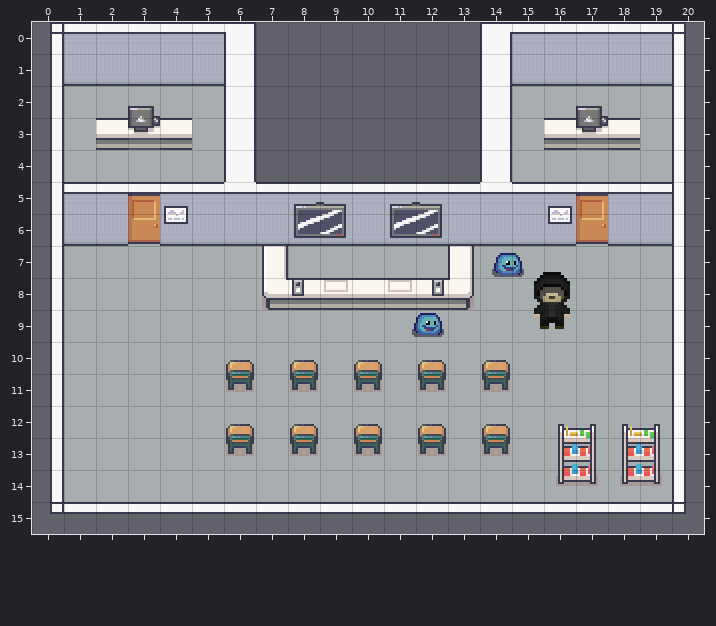
One commit to this Tiled map: algomon/lwjgl3/build/resources/main/map/map.tmx. The picture above is the old version.
Cells are 16x16 px. Shown: x 0..20, y 0..15.
And afterwards:
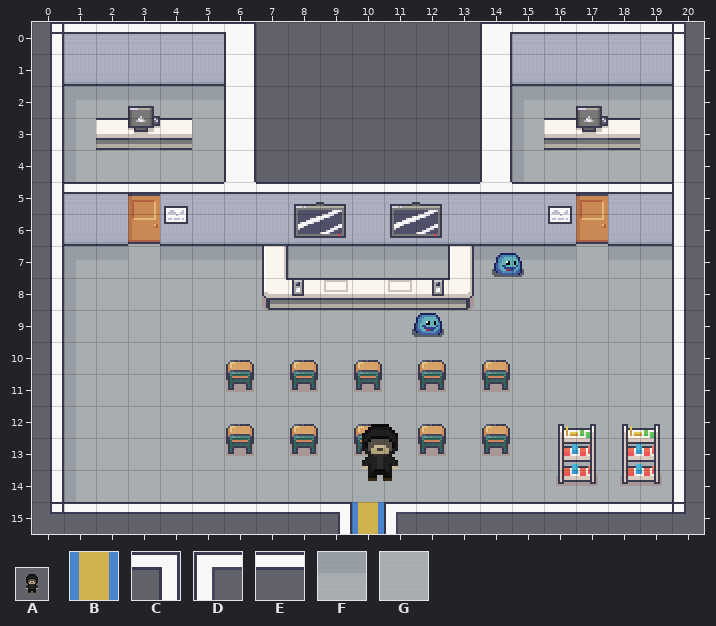
Key: from "entities": A 0 "idleFront_01", B 7 "idleFront_01"; from "ground": C 39, D 40, E 63, F 199, G 216.
_ is an empty cell.
Objects are placed by their top-left corner, in cells (3,4 is the top-left corner of cell 3,4); size is 1x1 cell unless given.
Tiles replaced or removed in this view: E, G.
Difference:
Changed rows in their new state; . is an unchanged cell.
Layer "ground":
first column x 16:
 7 F
first column x 10:
15 G
Layer "wall":
first column x 9:
15 C_D
Layer "entities":
changed: A "Player" at 14.7,7.2 size 3x3 -> A "Player" at 9.4,12 size 3x3
added: B "Exit" at 10,15
